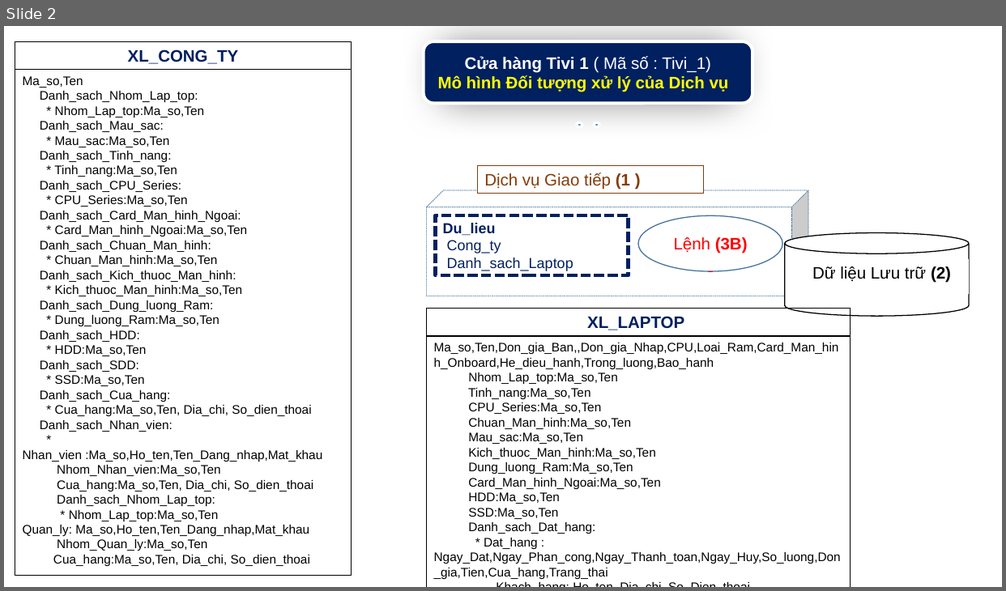
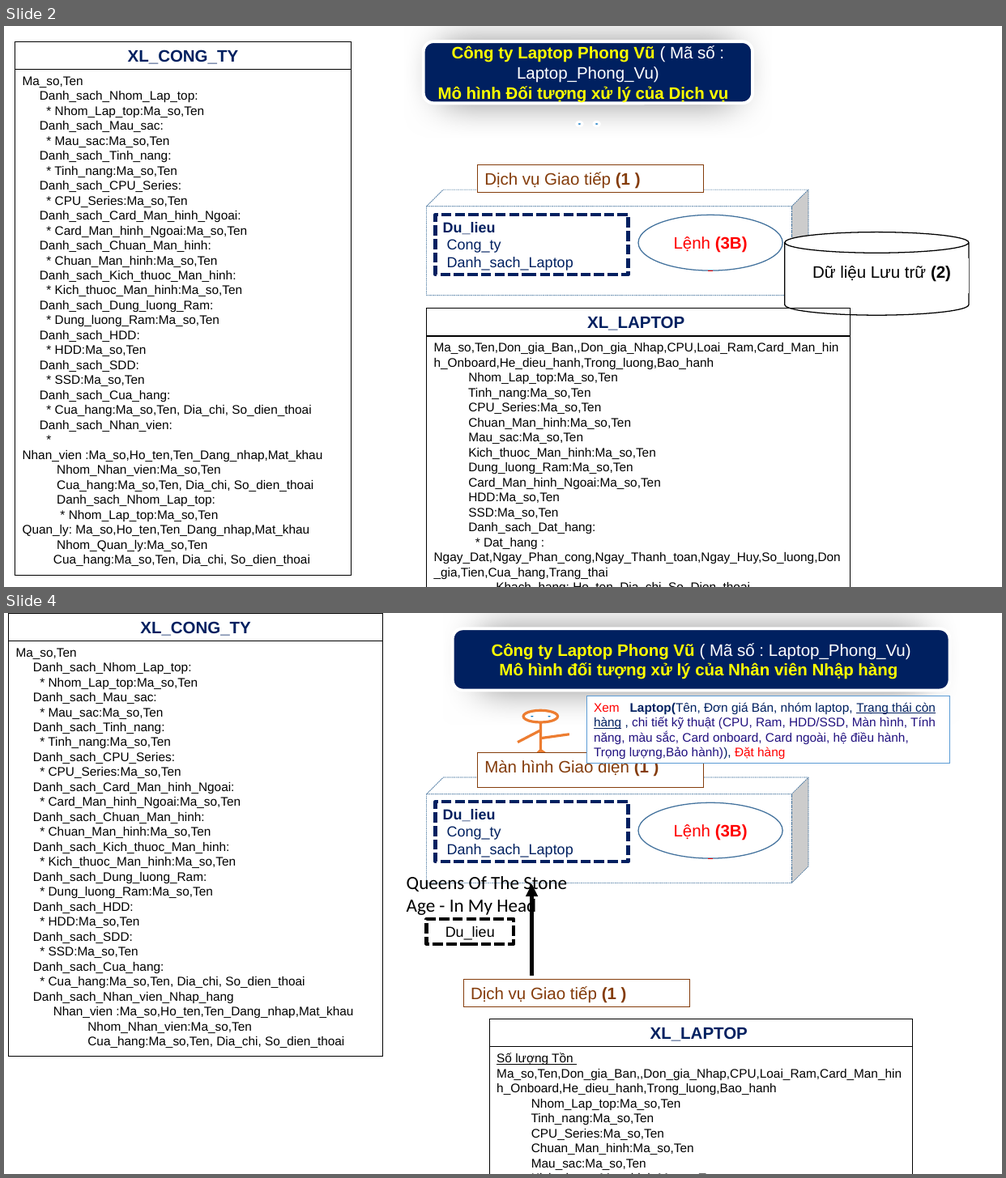
Before and after one commit to phkhuong/cnxml_doan, a slide deck: Laptop_Phong_Vu_Mo_hinh_Doi_tuong.pptx. Shown one above the other, each under a label of ours: slide 2 before the commit, slides 2 and 4 after it; the slides between them are not shown. The pictures are 1006x591 and 1006x1178 pixels, drawn with LibreOffice and Linux fonts; fonts in the diff are those of the drawing. Boxes give left, top, right and bottom in pixels: in the first picture for what was removed or moved away, otherwise in the second. Text is boxed around its words. In the diff, an @@ line names an element or a change of style, - is before the commit and + after.

Commit message:
Add tài liệu mô hình đối tượng cho phân hệ Khách tham quan và Nhân viên nhập hàng

```diff
--- a/Laptop_Phong_Vu_Mo_hinh_Doi_tuong.pptx
+++ b/Laptop_Phong_Vu_Mo_hinh_Doi_tuong.pptx
@@ slide 4 added at (x1=4, y1=613, x2=1002, y2=1174), background #FFFFFF @@
@@ rectangle added at (x1=9, y1=613, x2=383, y2=641), outline #000000 0.75 pt, 16 pt, text #002060, bold @@
+XL_CONG_TY
@@ rounded rectangle added at (x1=453, y1=628, x2=949, y2=691), fill #002060, outline #FFFFFF 3 pt, 16 pt, text #FFFF00, bold @@
+Công ty Laptop Phong Vũ ( Mã số : Laptop_Phong_Vu)
+Mô hình đối tượng xử lý của Nhân viên Nhập hàng
@@ rectangle added at (x1=9, y1=641, x2=383, y2=1056), outline #000000 0.75 pt, 12 pt, text #000000 @@
+Ma_so,Ten
+Danh_sach_Nhom_Lap_top:
+* Nhom_Lap_top:Ma_so,Ten
+Danh_sach_Mau_sac:
+* Mau_sac:Ma_so,Ten
+Danh_sach_Tinh_nang:
+* Tinh_nang:Ma_so,Ten
+Danh_sach_CPU_Series:
+* CPU_Series:Ma_so,Ten
+Danh_sach_Card_Man_hinh_Ngoai:
+* Card_Man_hinh_Ngoai:Ma_so,Ten
+Danh_sach_Chuan_Man_hinh:
+* Chuan_Man_hinh:Ma_so,Ten
+Danh_sach_Kich_thuoc_Man_hinh:
+* Kich_thuoc_Man_hinh:Ma_so,Ten
+Danh_sach_Dung_luong_Ram:
+* Dung_luong_Ram:Ma_so,Ten
+Danh_sach_HDD:
+* HDD:Ma_so,Ten
+Danh_sach_SDD:
+* SSD:Ma_so,Ten
+Danh_sach_Cua_hang:
+* Cua_hang:Ma_so,Ten, Dia_chi, So_dien_thoai
+Danh_sach_Nhan_vien_Nhap_hang
+  Nhan_vien :Ma_so,Ho_ten,Ten_Dang_nhap,Mat_khau
+  Nhom_Nhan_vien:Ma_so,Ten
+  Cua_hang:Ma_so,Ten, Dia_chi, So_dien_thoai
@@ rectangle added at (x1=586, y1=696, x2=949, y2=764), fill #FFFFFF, outline #5B9BD5 0.75 pt, 12 pt, text #21117F @@
+Xem Laptop(Tên, Đơn giá Bán, nhóm laptop, Trạng thái còn hàng , chi tiết kỹ thuật (CPU, Ram, HDD/SSD, Màn hình, Tính năng, màu sắc, Card onboard, Card ngoài, hệ điều hành, Trọng lượng,Bảo hành)), Đặt hàng
@@ group added at (x1=518, y1=710, x2=569, y2=762): 5 lines, 3 ellipses @@
@@ rectangle added at (x1=477, y1=752, x2=703, y2=787), fill #FFFFFF, outline #843C0B 0.75 pt, 16 pt, text #843C0B @@
+Màn hình Giao diện (1 )
@@ cube added at (x1=427, y1=777, x2=809, y2=884), fill #FFFFFF, outline #43739E 0.5 pt dashed @@
@@ rectangle added at (x1=435, y1=802, x2=629, y2=862), fill #FFFFFF, outline #002060 3.25 pt dashed, 14 pt, text #002060 @@
+Du_lieu
+Cong_ty
+Danh_sach_Laptop
@@ ellipse added at (x1=638, y1=803, x2=782, y2=858), fill #FFFFFF, outline #43739E 1 pt, 16 pt, text #FF0000 @@
+Lệnh (3B)
@@ text added at (x1=407, y1=874, x2=567, y2=917), 18 pt, text #000000 @@
+Queens Of The Stone Age - In My Head
@@ arrow added from (532, 975) to (532, 884), #000000 4 pt @@
@@ rectangle added at (x1=427, y1=919, x2=513, y2=944), fill #FFFFFF, outline #000000 3.25 pt dashed, 14 pt, text #000000 @@
+Du_lieu
@@ rectangle added at (x1=463, y1=980, x2=690, y2=1007), fill #FFFFFF, outline #843C0B 0.75 pt, 16 pt, text #843C0B @@
+Dịch vụ Giao tiếp (1 )
@@ rectangle added at (x1=489, y1=1020, x2=913, y2=1047), outline #000000 0.75 pt, 16 pt, text #002060, bold @@
+XL_LAPTOP
@@ rectangle added at (x1=489, y1=1047, x2=913, y2=1174), outline #000000 0.75 pt, 12 pt, text #000000 @@
+Số lượng Tồn
+Ma_so,Ten,Don_gia_Ban,,Don_gia_Nhap,CPU,Loai_Ram,Card_Man_hinh_Onboard,He_dieu_hanh,Trong_luong,Bao_hanh
+Nhom_Lap_top:Ma_so,Ten
+Tinh_nang:Ma_so,Ten
+CPU_Series:Ma_so,Ten
+Chuan_Man_hinh:Ma_so,Ten
+Mau_sac:Ma_so,Ten
+Kich_thuoc_Man_hinh:Ma_so,Ten
+Dung_luong_Ram:Ma_so,Ten
+Card_Man_hinh_Ngoai:Ma_so,Ten
+HDD:Ma_so,Ten
+SSD:Ma_so,Ten
@@ slide 2 changed as well @@
@@ text in rounded rectangle at (x1=452, y1=45, x2=715, y2=83): text changed @@
-Cửa hàng Tivi 1 ( Mã số : Tivi_1)
+Công ty Laptop Phong Vũ ( Mã số : Laptop_Phong_Vu)
```
Also in this commit, not shown: 1 other slide changed, 1 other slide added.
